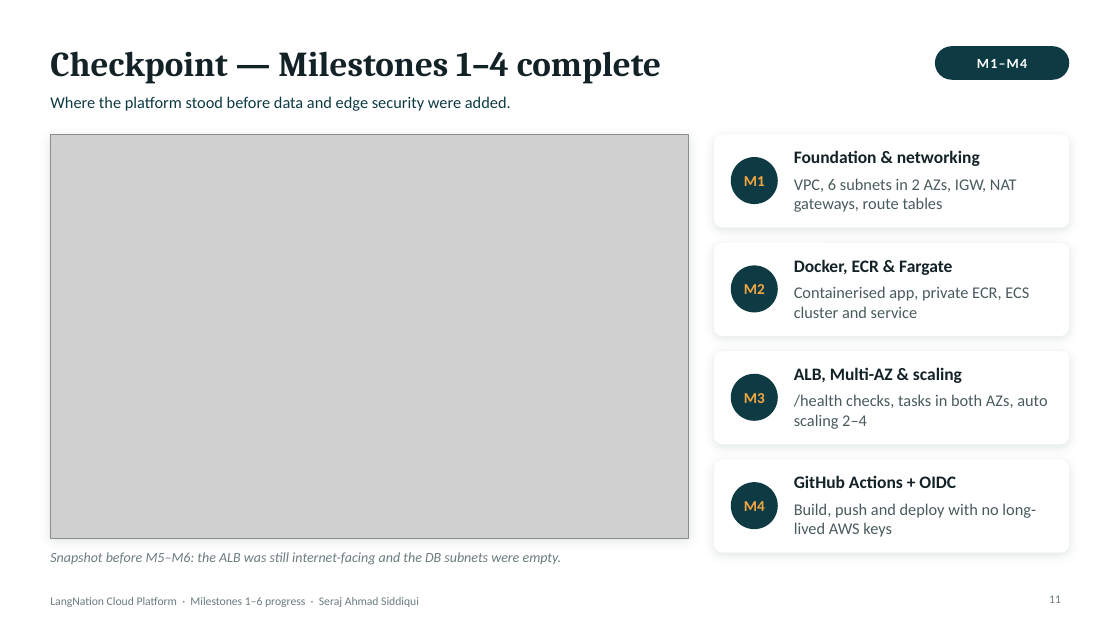
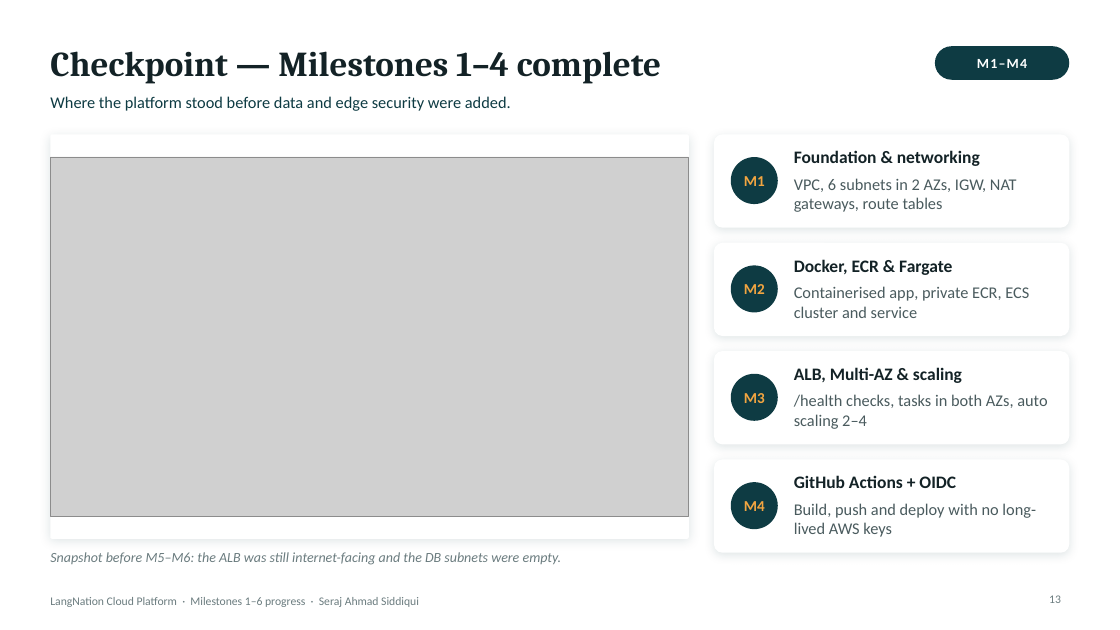
Before and after one commit to sheikhseraj/langnation-cloud-platform, a slide deck: slide 13 of docs/presentation/LangNation_M1-M6_Monday_Presentation.pptx (slide 11 before the commit). Drawn at 1120x630 pixels with LibreOffice and Linux fonts; fonts in the diff are those of the drawing; grey boxes stand for pictures; background and template pictures are left out. Boxes give left, top, right and bottom in pixels: in the first picture for what was removed or moved away, otherwise in the second. Text is boxed around its words. In the diff, an @@ line names an element or a change of style, - is before the commit and + after.

```diff
--- a/docs/presentation/LangNation_M1-M6_Monday_Presentation.pptx
+++ b/docs/presentation/LangNation_M1-M6_Monday_Presentation.pptx
@@ picture: place and size @@
-picture at [50, 134, 689, 539]
+picture at [50, 157, 689, 517]
@@ page number at [1049, 595, 1061, 603]: text changed @@
-11
+13
```
Also in this commit, not shown: 10 other slides changed, 4 slides added, 1 other file.
